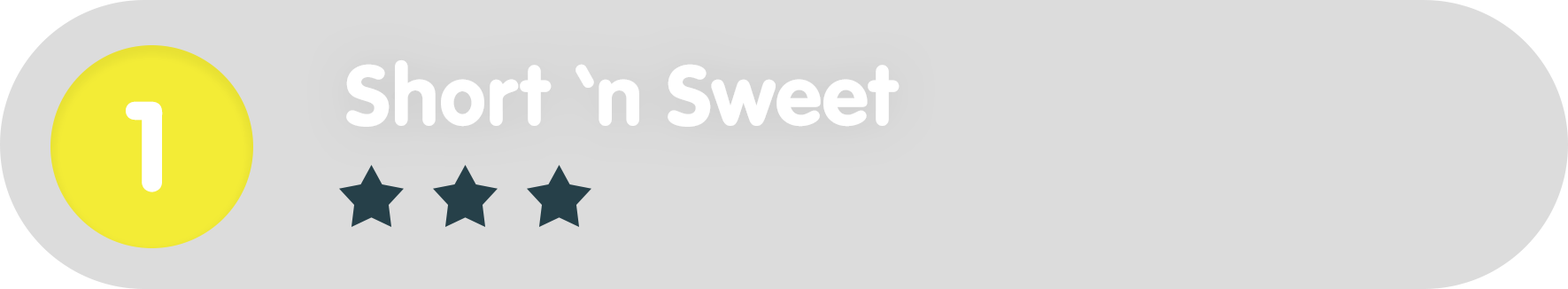
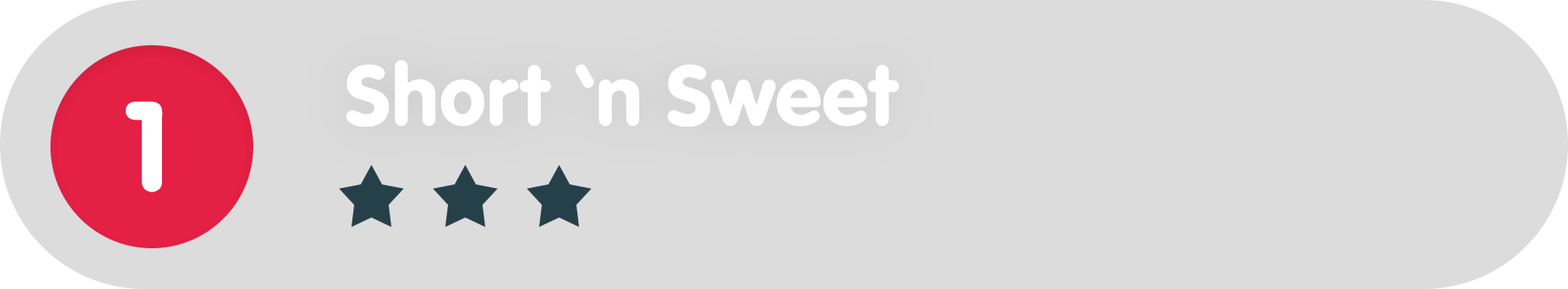
Before/after of a 1568 x 289 layered artwork. What changed in the layer stack:
painted on "Ellipse_green" over [50, 45, 254, 248]
